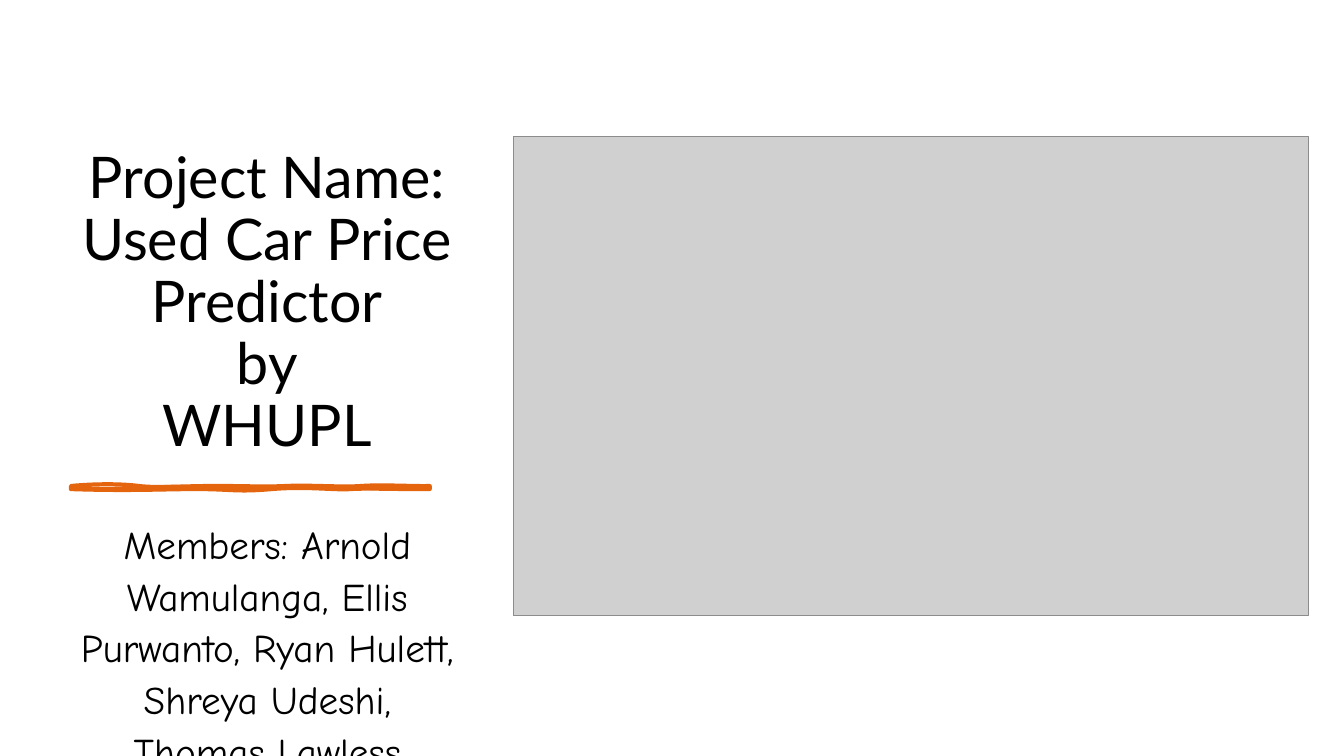
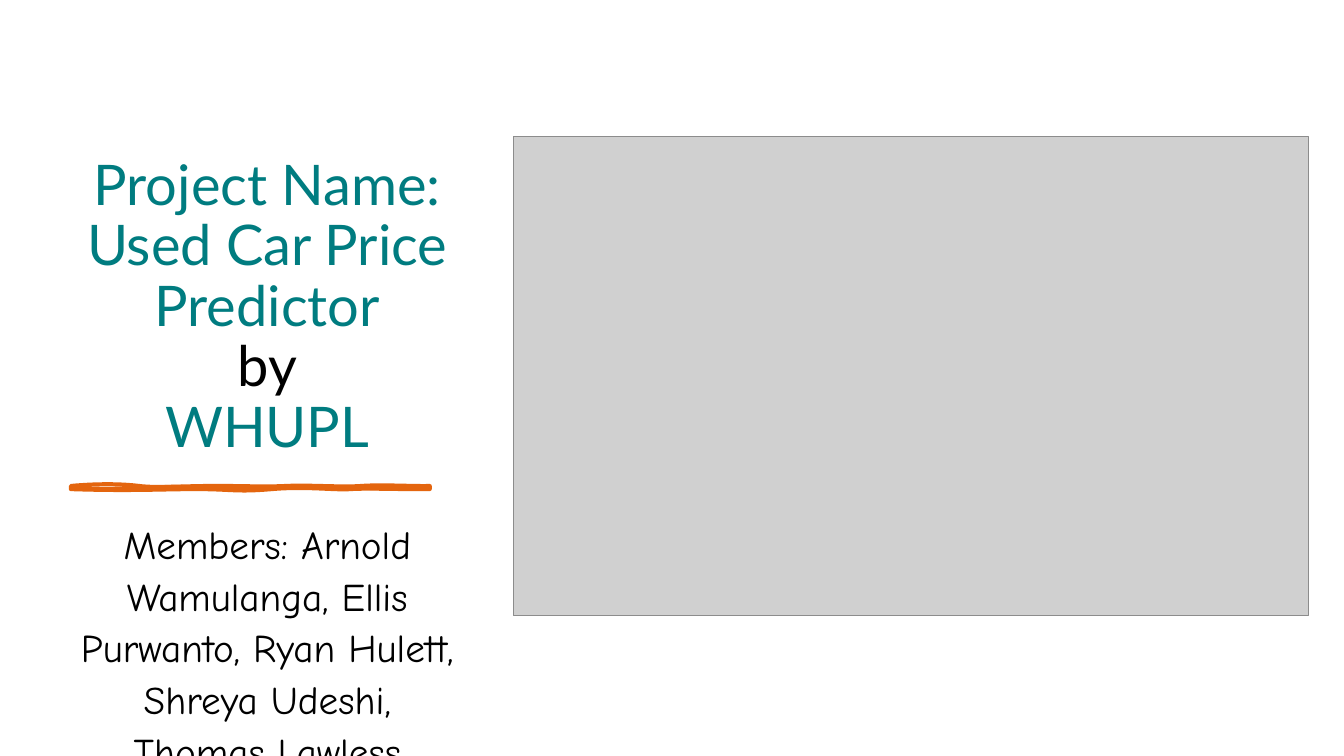
Before and after one commit to sudeshi1/WHUPL, a slide deck: slide 1 of WHUPL_PPT.pptx. Drawn at 1344x756 pixels with LibreOffice and Linux fonts; fonts in the diff are those of the drawing; grey boxes stand for pictures. Boxes give left, top, right and bottom in pixels: in the first picture for what was removed or moved away, otherwise in the second. Text is boxed around its words. In the diff, an @@ line names an element or a change of style, - is before the commit and + after.

```diff
--- a/WHUPL_PPT.pptx
+++ b/WHUPL_PPT.pptx
@@ title "Project Name: Used Car Price ..." at bbox=[87, 164, 448, 448]: size 41 to 40 pt, text colour #000000 to #007C80 @@
```
Also in this commit, not shown: 10 slides added.
